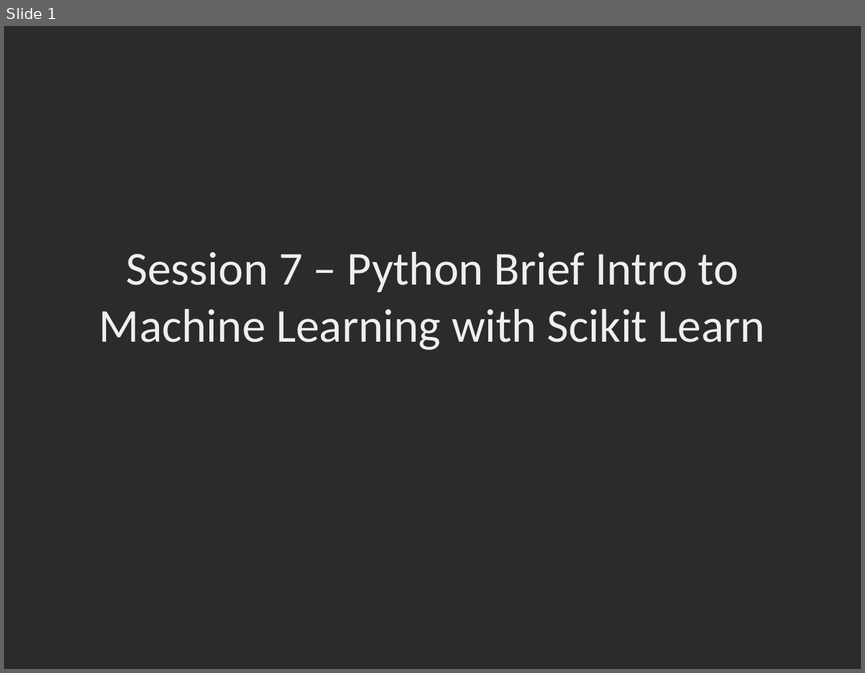
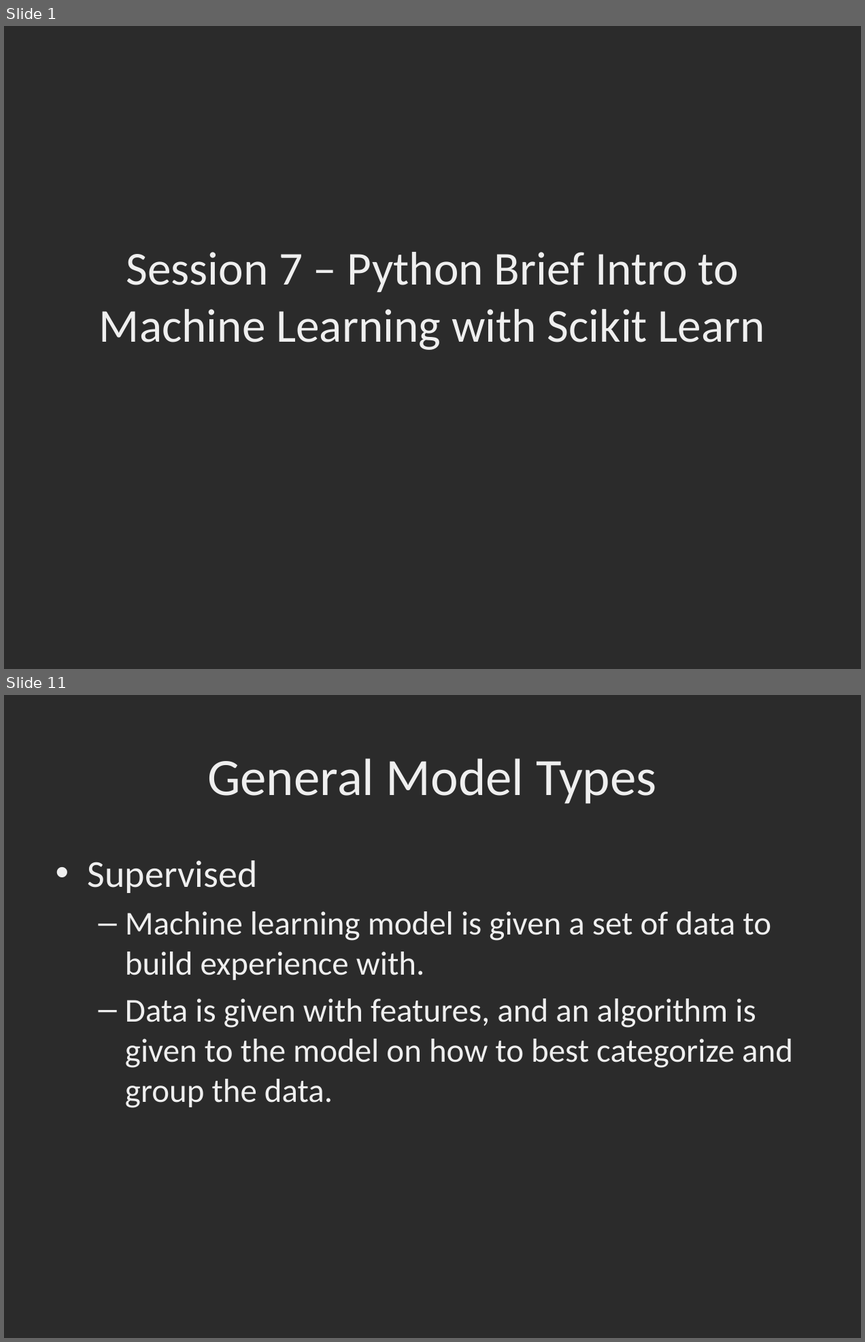
Before and after one commit to dbowmans46/PracticalProgramming, a slide deck: Session 7 - Python/Instructional Material/Session 7 - Python Brief Intro to Machine Learning with Scikit Learn.pptx. Shown one above the other, each under a label of ours: slide 1 before the commit, slides 1 and 11 after it; the slides between them are not shown. The pictures are 865x673 and 865x1342 pixels, drawn with LibreOffice and Linux fonts; fonts in the diff are those of the drawing; background and template pictures are left out; a plain dark background stands for a picture behind light text. Boxes give left, top, right and bottom in pixels: in the first picture for what was removed or moved away, otherwise in the second. Text is boxed around its words. In the diff, an @@ line names an element or a change of style, - is before the commit and + after.

Commit message:
Updated machine learning slides.  Created intro scikit-learn example code.

```diff
--- a/Session 7 - Python/Instructional Material/Session 7 - Python Brief Intro to Machine Learning with Scikit Learn.pptx
+++ b/Session 7 - Python/Instructional Material/Session 7 - Python Brief Intro to Machine Learning with Scikit Learn.pptx
@@ slide 11 added at (x1=4, y1=695, x2=861, y2=1338), background picture (left out) @@
@@ title added at (x1=207, y1=758, x2=657, y2=804), 44 pt, text #EFEFEF @@
+General Model Types
@@ text added at (x1=88, y1=860, x2=793, y2=1108), 28 pt, text #EFEFEF @@
+• Supervised
+  – Machine learning model is given a set of data to build experience with.
+  – Data is given with features, and an algorithm is given to the model on how to best categorize and group the data.
```
Also in this commit, not shown: 1 slide changed, 29 other slides added, 1 other file.
